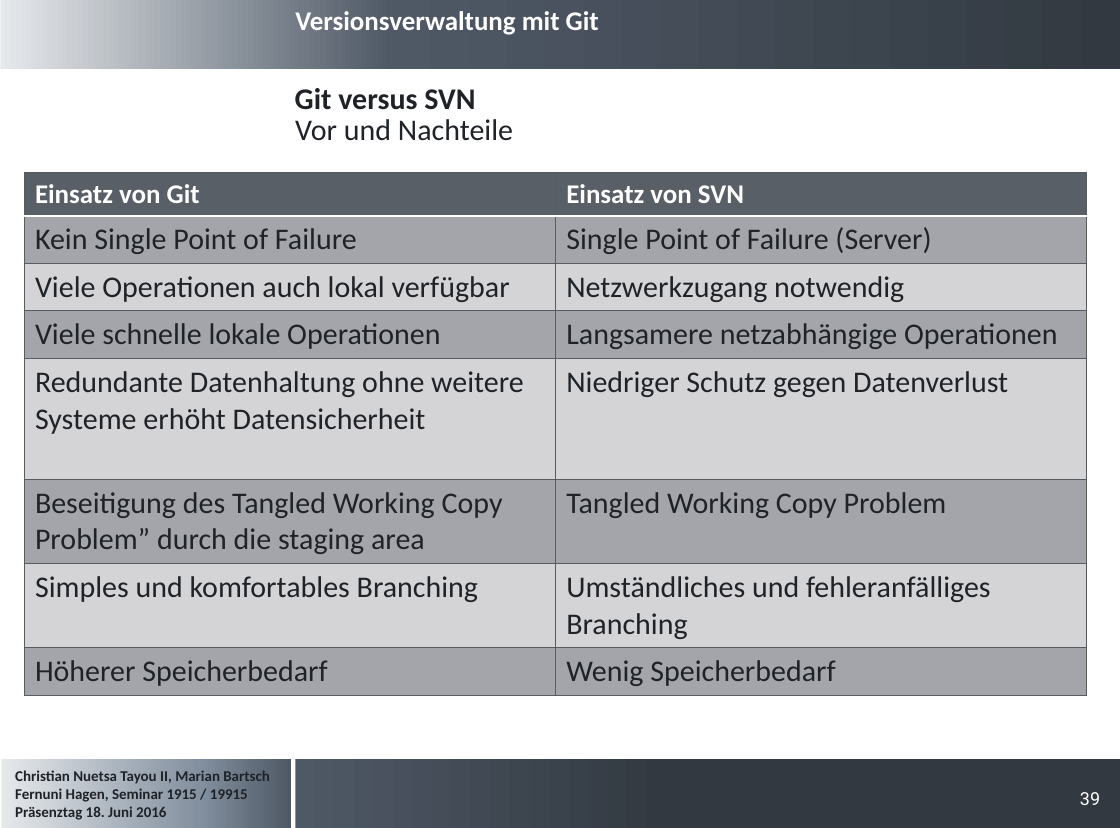
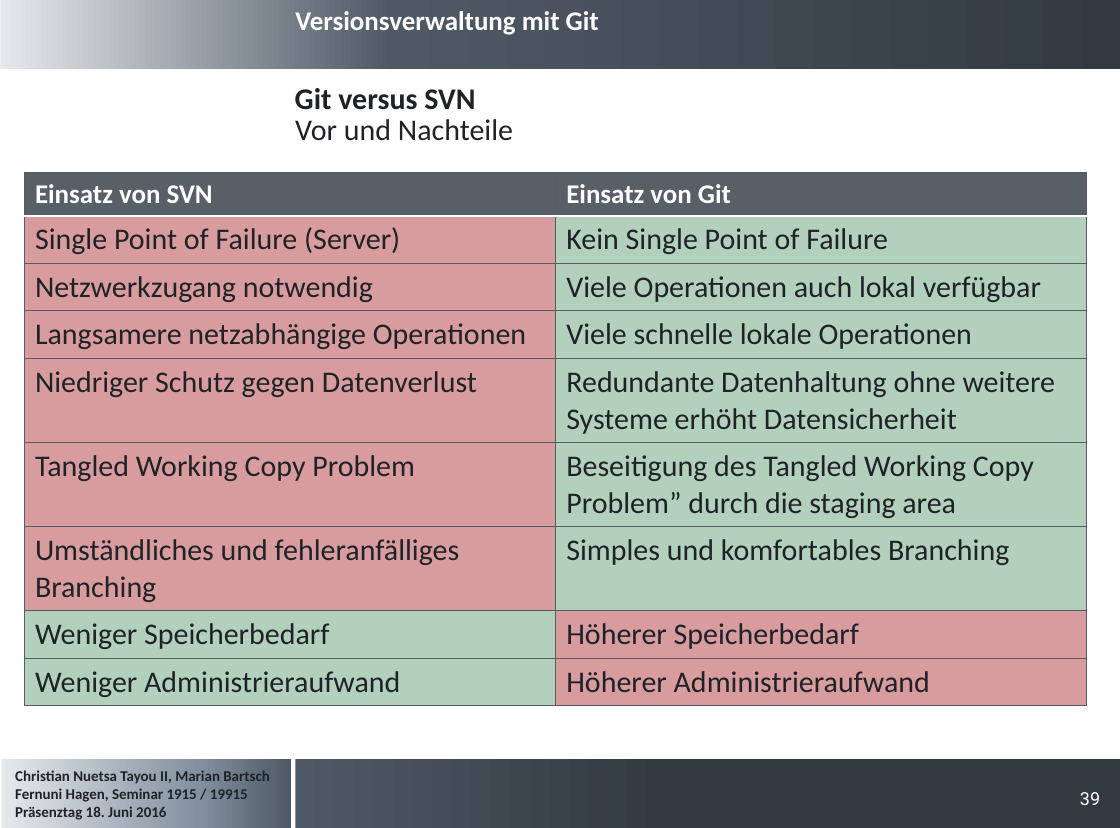
Before and after one commit to cristallin/git-project-seminar, a slide deck: slide 39 of Präsentation_Seminararbeit.pptx. Drawn at 1120x828 pixels with LibreOffice and Linux fonts; fonts in the diff are those of the drawing; background and template pictures are left out. Boxes give left, top, right and bottom in pixels: in the first picture for what was removed or moved away, otherwise in the second. Text is boxed around its words. In the diff, an @@ line names an element or a change of style, - is before the commit and + after.

```diff
--- a/Präsentation_Seminararbeit.pptx
+++ b/Präsentation_Seminararbeit.pptx
@@ table at (24, 172, 1087, 701) @@
-row 1: Einsatz von Git | Einsatz von SVN
-row 2: Kein Single Point of Failure | Single Point of Failure (Server)
-row 3: Viele Operationen auch lokal verfügbar | Netzwerkzugang notwendig
-row 4: Viele schnelle lokale Operationen | Langsamere netzabhängige Operationen
-row 5: Redundante Datenhaltung ohne weitere Systeme erhöht Datensicherheit | Niedriger Schutz gegen Datenverlust
-row 6: Beseitigung des Tangled Working Copy Problem” durch die staging area | Tangled Working Copy Problem
-row 7: Simples und komfortables Branching | Umständliches und fehleranfälliges Branching
-row 8: Höherer Speicherbedarf | Wenig Speicherbedarf
+row 1: Einsatz von SVN | Einsatz von Git
+row 2: Single Point of Failure (Server) | Kein Single Point of Failure
+row 3: Netzwerkzugang notwendig | Viele Operationen auch lokal verfügbar
+row 4: Langsamere netzabhängige Operationen | Viele schnelle lokale Operationen
+row 5: Niedriger Schutz gegen Datenverlust | Redundante Datenhaltung ohne weitere Systeme erhöht Datensicherheit
+row 6: Tangled Working Copy Problem | Beseitigung des Tangled Working Copy Problem” durch die staging area
+row 7: Umständliches und fehleranfälliges Branching | Simples und komfortables Branching
+row 8: Weniger Speicherbedarf | Höherer Speicherbedarf
+row 9: Weniger Administrieraufwand | Höherer Administrieraufwand
```
Also in this commit, not shown: 19 other slides changed, 4 slides added, 5 slides removed.
